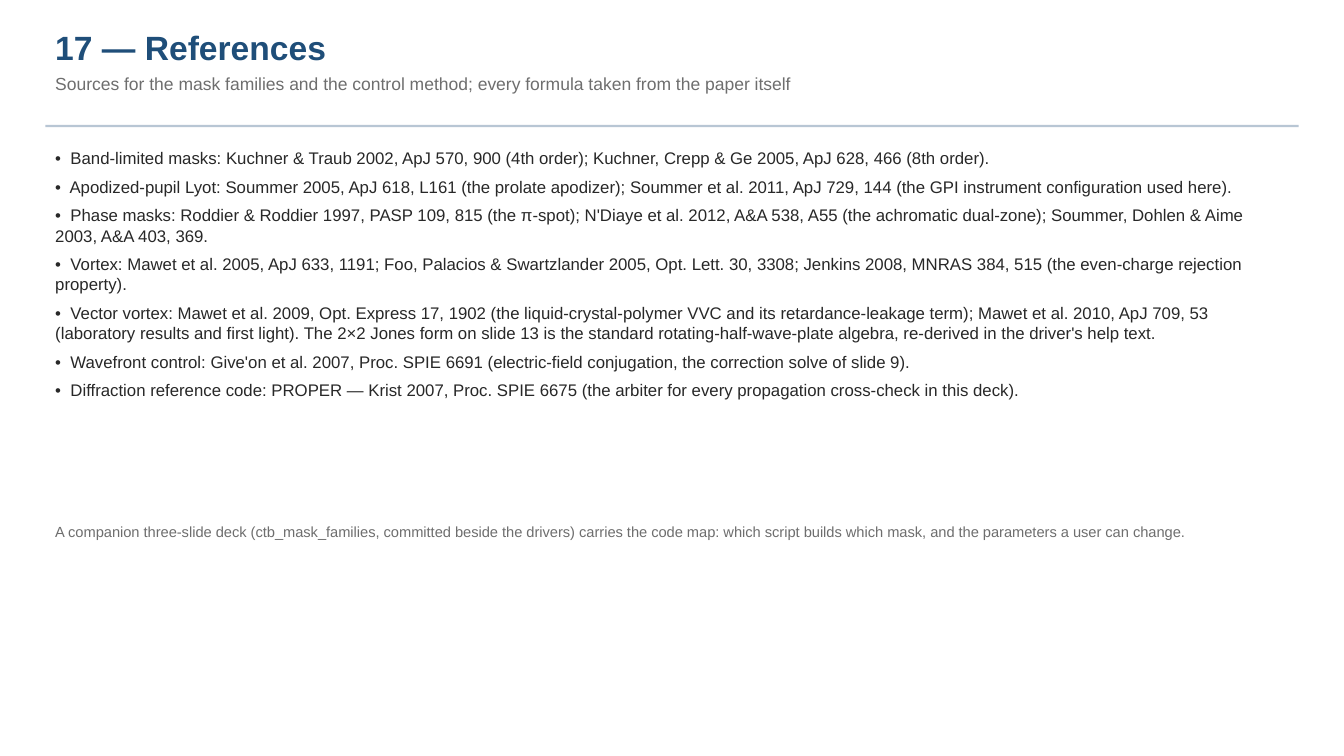
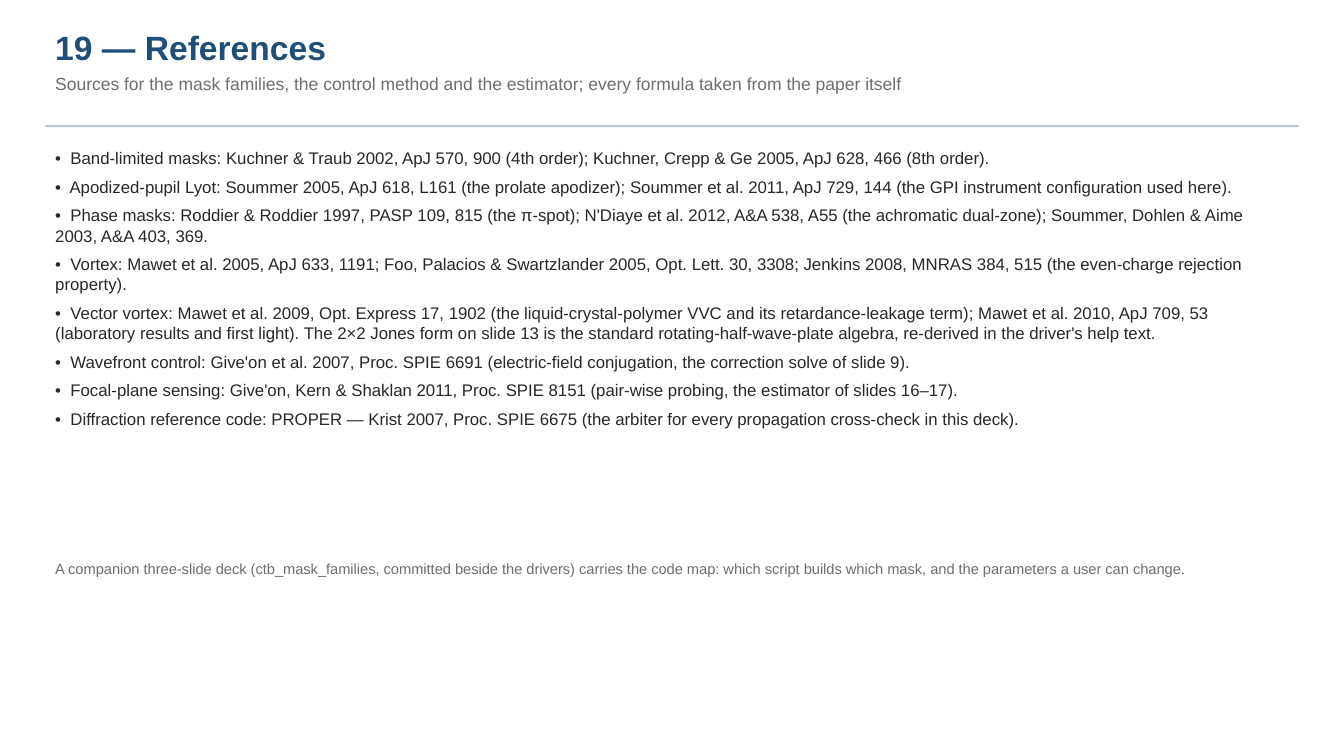
Before and after one commit to nasa-jpl/MACOS_resources, a slide deck: slide 20 of mmacos/templates/30_instruments/bench_ctb/deck_ctb.pptx (slide 18 before the commit). Drawn at 1344x756 pixels with LibreOffice and Linux fonts; fonts in the diff are those of the drawing. Boxes give left, top, right and bottom in pixels: in the first picture for what was removed or moved away, otherwise in the second. Text is boxed around its words. In the diff, an @@ line names an element or a change of style, - is before the commit and + after.

```diff
--- a/mmacos/templates/30_instruments/bench_ctb/deck_ctb.pptx
+++ b/mmacos/templates/30_instruments/bench_ctb/deck_ctb.pptx
@@ text at box(55, 35, 901, 94): text changed @@
-17 — References
-Sources for the mask families and the control method; every formula taken from the paper itself
+19 — References
+Sources for the mask families, the control method and the estimator; every formula taken from the paper itself
@@ text at box(70, 384, 958, 400): paragraph added @@
+• Focal-plane sensing: Give'on, Kern & Shaklan 2011, Proc. SPIE 8151 (pair-wise probing, the estimator of slides 16–17).
@@ text "A companion three-slide deck (ctb_mask_families, ...": place and size @@
-text "A companion three-slide deck (ctb_mask_families, ..." at box(55, 526, 1185, 540)
+text "A companion three-slide deck (ctb_mask_families, ..." at box(55, 563, 1185, 577)
```
Also in this commit, not shown: 4 other slides changed, 2 slides added, 4 other files.
